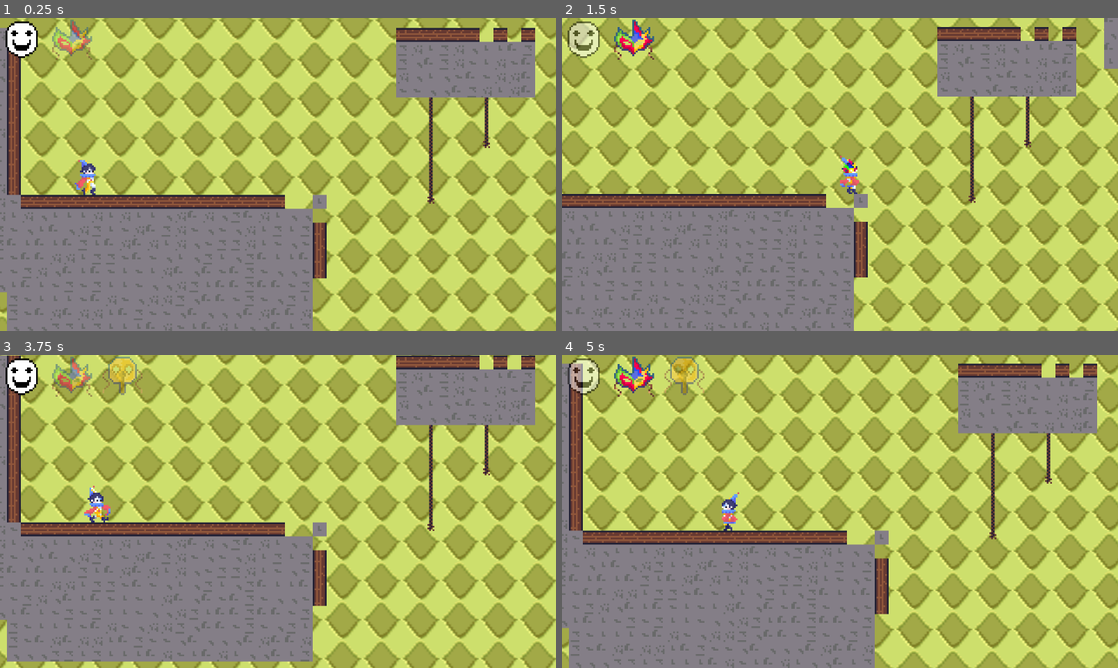
Above: before the commit, frames 1-4 (two rows, left to right).
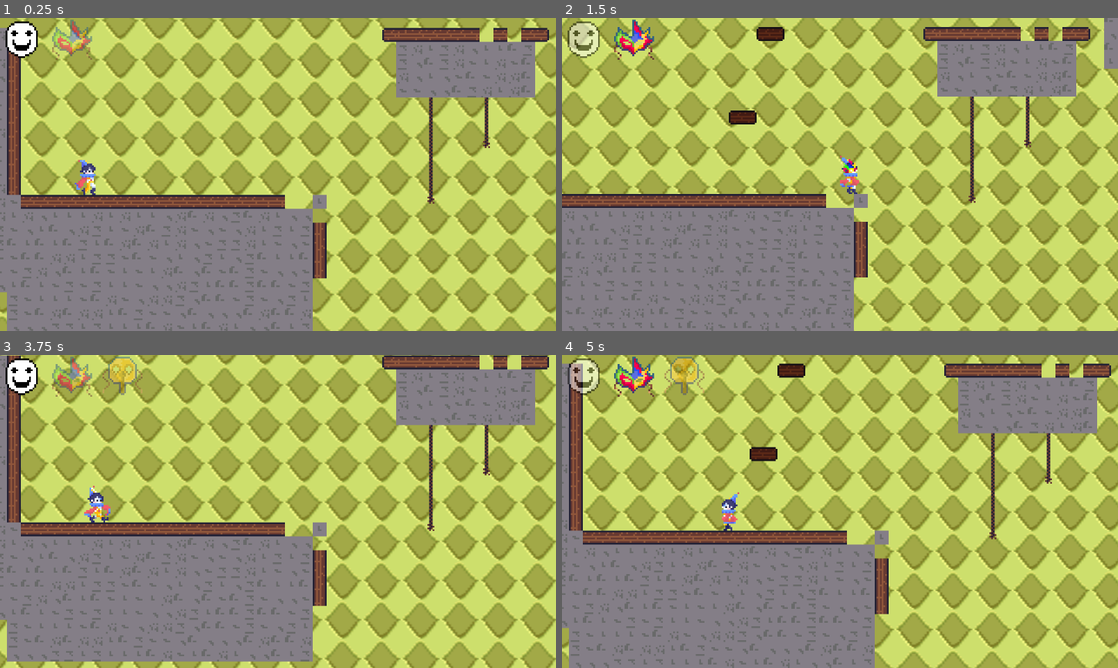
Above: after the commit, the same moments.

Repository: MicroFrogStudios/GGJ2026
Game: Godot game, scene res://scenes/empty_scene.tscn
Two runs of this game, one before a commit and one after it. Both use one fixed random seed, a clock stepped at 60 frames per second and the inputs below.
Inputs:
- Up to frame 1 (0.25 s): no input
- Up to frame 2 (1.5 s): hold 1 (gotomask1) 0.53-1.28 s; hold D (move_right) from 0.53 s (still down); tap Space (jump) at 0.77 s; tap 2 (gotomask2) at 1.35 s
- Up to frame 3 (3.75 s): tap Space (jump) at 1.52, 3.02 s; release D (move_right) at 2.03 s; hold A (move_left) 2.03-2.78 s; hold 3 (gotomask3) 2.03-2.78 s; hold D (move_right) from 2.78 s (still down); tap 4 (gotomask4) at 2.85 s; hold E (next_mask) from 3.53 s (still down)
- Up to frame 4 (5 s): tap Space (jump) at 3.77, 4.52 s; release D (move_right) at 4.28 s; release E (next_mask) at 4.28 s; hold A (move_left) from 4.28 s (still down); tap Q (prev_mask) at 4.35 s

The runs differ from the first frame. In frame 1, 0.2% of the frame differs, in the area x 68-99%, y 3-8%; in frame 2, 0.7%; in frame 3, 0.2%; in frame 4, 0.7%, in the area x 33-99%, y 2-34%.

Commit message:
Corner sprites

Diff:
--- a/resources/tilesets/testtileset.tres
+++ b/resources/tilesets/testtileset.tres
@@ -37,14 +37,17 @@
 0:3/0 = 0
 0:3/2 = 2
 0:3/2/flip_v = true
-3:0/0 = 0
-3:0/0/physics_layer_0/polygon_0/points = PackedVector2Array(-4, -4, 4, -4, 4, 4, -4, 4)
 4:1/0 = 0
 4:2/0 = 0
 6:1/0 = 0
 6:2/0 = 0
 7:2/0 = 0
 7:1/0 = 0
+5:0/0 = 0
+6:0/0 = 0
+8:0/0 = 0
+6:4/0 = 0
+7:4/0 = 0
 
 [resource]
 tile_size = Vector2i(8, 8)
Binary file changed: assets/sprites/spritescarlos.ase
Binary file changed: assets/sprites/spritescarlos.png
